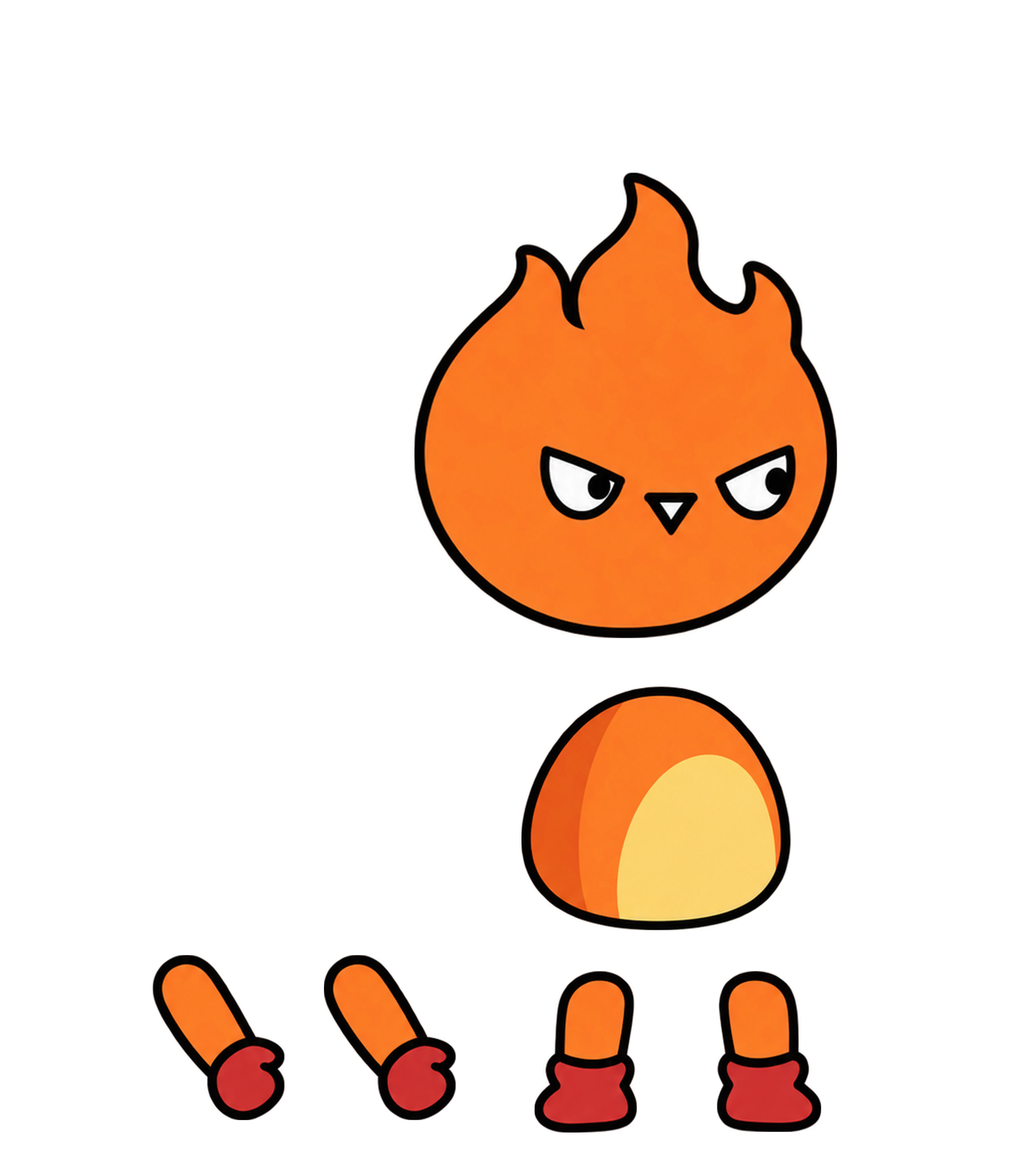
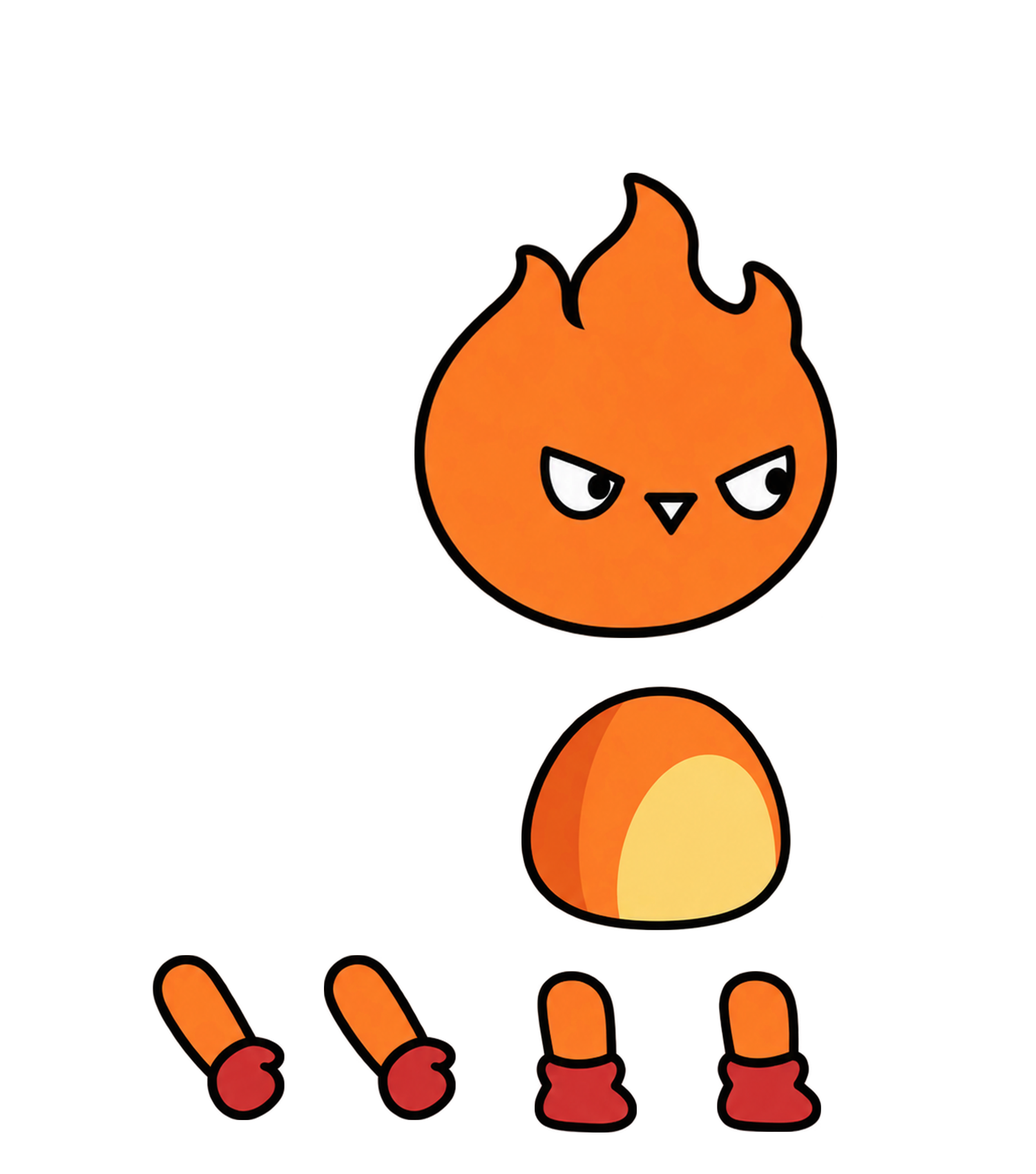
The second 1036×1174 image is a revision of the first. Changes to its layers:
painted on "다리1" over box(534, 970, 637, 1133)
